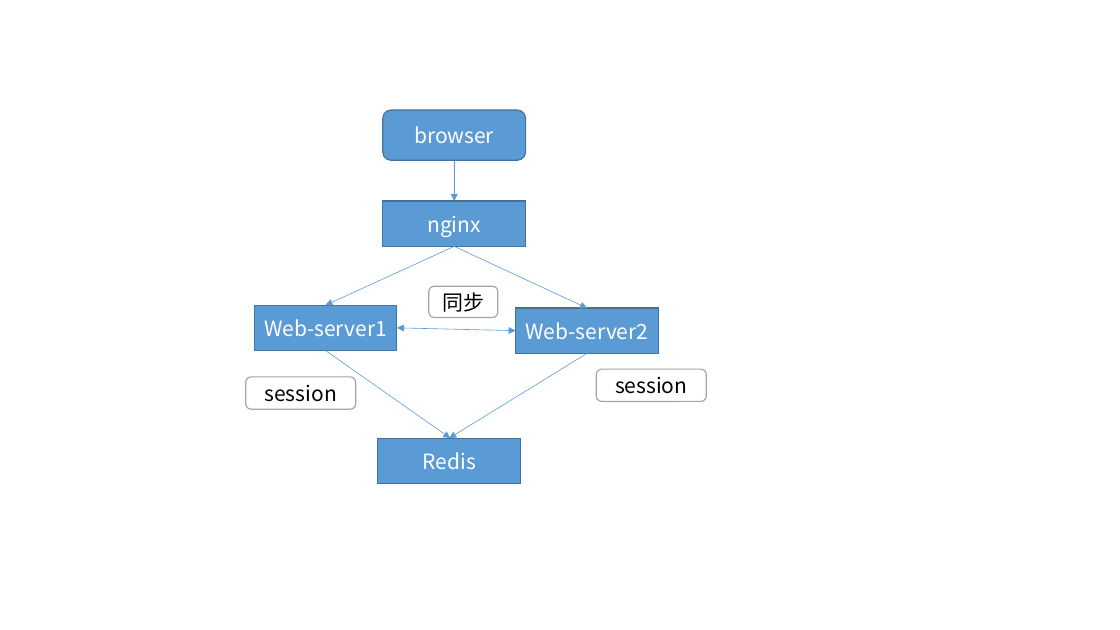
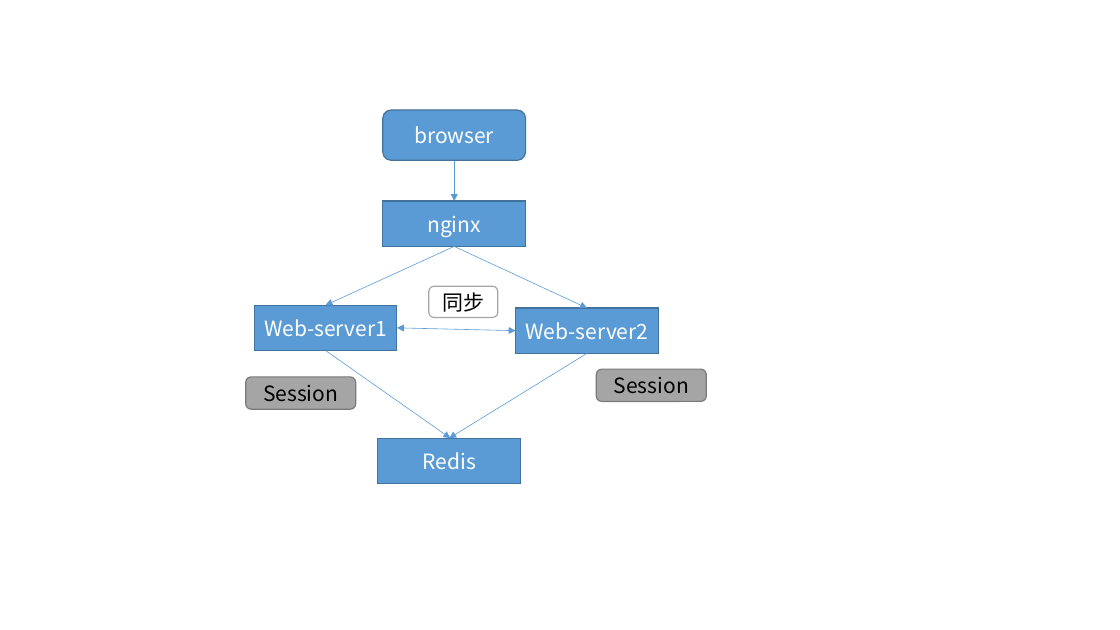
Before and after one commit to cxinping/Redis, a slide deck: slide 5 of Tools/redis架构图.pptx. Drawn at 1120x630 pixels with LibreOffice and Linux fonts; fonts in the diff are those of the drawing. Boxes give left, top, right and bottom in pixels: in the first picture for what was removed or moved away, otherwise in the second. Text is boxed around its words. In the diff, an @@ line names an element or a change of style, - is before the commit and + after.

```diff
--- a/Tools/redis架构图.pptx
+++ b/Tools/redis架构图.pptx
@@ rounded rectangle "Session" at [245,377,355,409]: fill #FFFFFF to #A5A5A5; outline #A5A5A5 1 pt to #7A7A7A 1 pt @@
@@ text in rounded rectangle at [263,385,338,401]: text changed @@
-session
+Session
@@ rounded rectangle "Session" at [597,369,707,401]: fill #FFFFFF to #A5A5A5; outline #A5A5A5 1 pt to #7A7A7A 1 pt @@
@@ text in rounded rectangle at [614,377,689,393]: text changed @@
-session
+Session
```
Also in this commit, not shown: 1 other slide changed.
